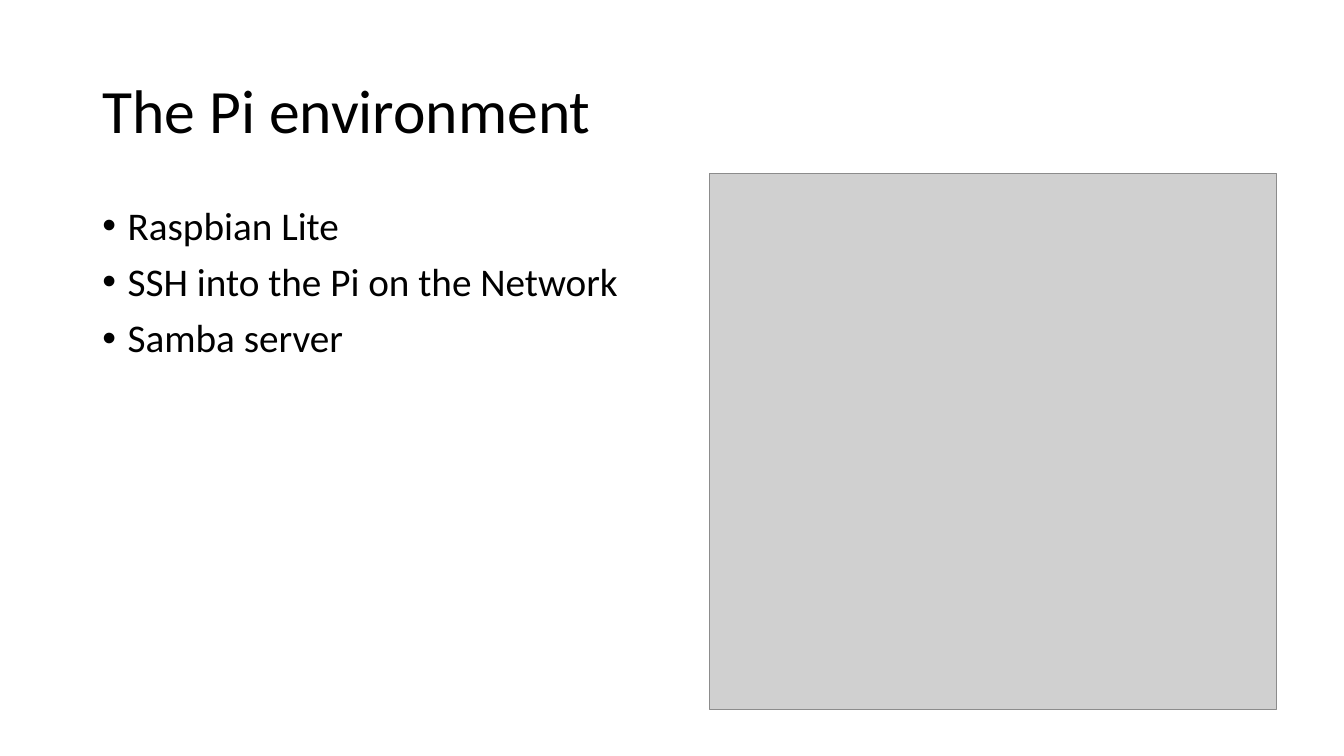
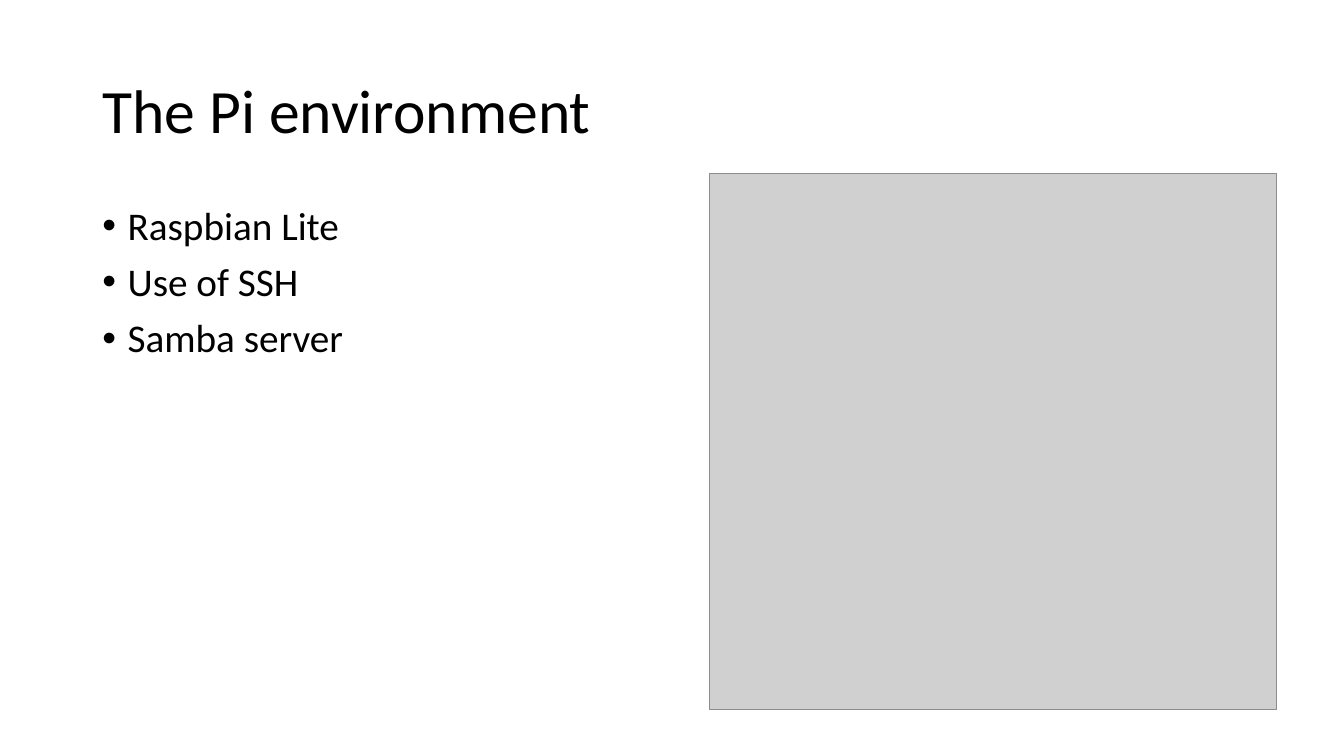
Before and after one commit to unfitacorn/Major-Project, a slide deck: slide 11 of Documentation/99 - presentations/Air Quality Mapping demo.pptx. Drawn at 1344x756 pixels with LibreOffice and Linux fonts; fonts in the diff are those of the drawing; grey boxes stand for pictures. Boxes give left, top, right and bottom in pixels: in the first picture for what was removed or moved away, otherwise in the second. Text is boxed around its words. In the diff, an @@ line names an element or a change of style, - is before the commit and + after.

```diff
--- a/Documentation/99 - presentations/Air Quality Mapping demo.pptx
+++ b/Documentation/99 - presentations/Air Quality Mapping demo.pptx
@@ text at [128, 269, 298, 297]: text changed @@
-• SSH into the Pi on the Network
+• Use of SSH
```
Also in this commit, not shown: 1 other slide changed, 3 other files.
